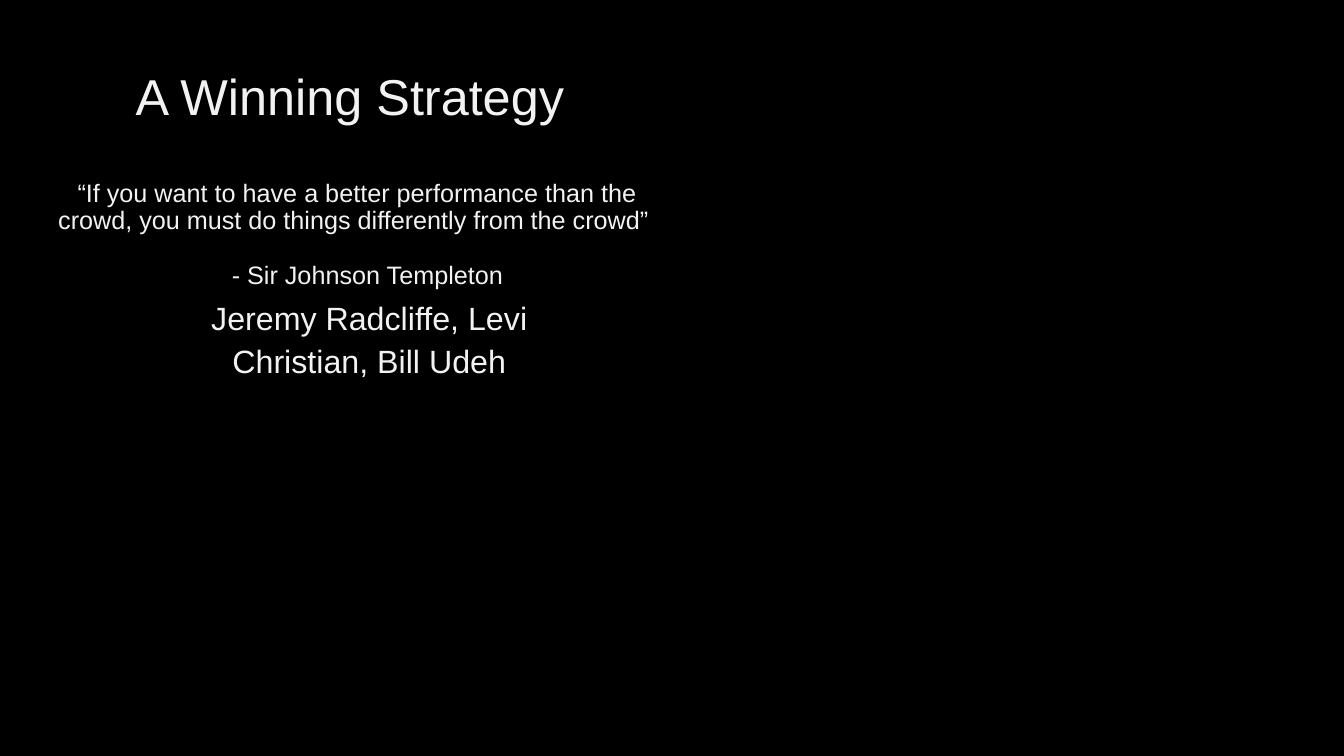
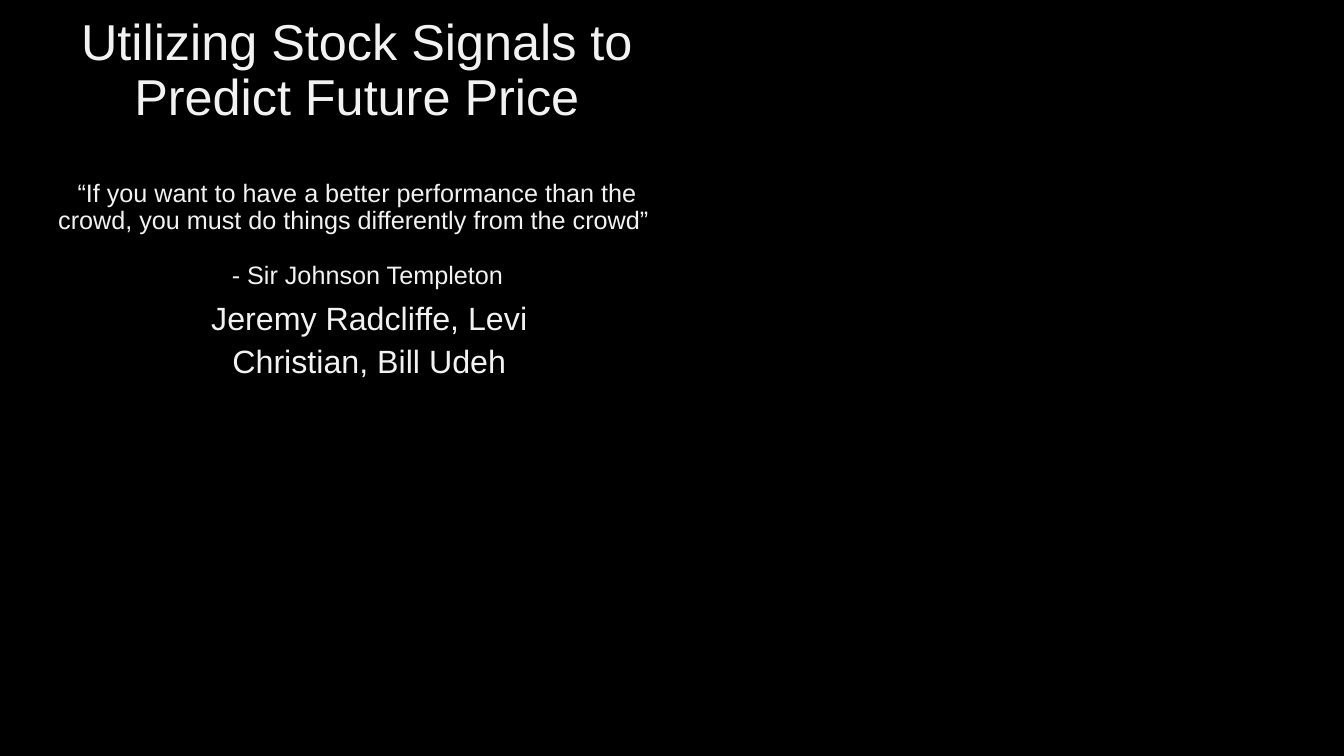
Before and after one commit to lchristij/MLProject, a slide deck: slide 1 of Stock Trading Algo.pptx. Drawn at 1344x756 pixels with LibreOffice and Linux fonts; fonts in the diff are those of the drawing; background and template pictures are left out. Boxes give left, top, right and bottom in pixels: in the first picture for what was removed or moved away, otherwise in the second. Text is boxed around its words. In the diff, an @@ line names an element or a change of style, - is before the commit and + after.

```diff
--- a/Stock Trading Algo.pptx
+++ b/Stock Trading Algo.pptx
@@ title at [58, 23, 649, 289]: text changed @@
-A Winning Strategy
-“If you want to have a better performance than the crowd, you must do things differently from the crowd”
-- Sir Johnson Templeton
+Utilizing Stock Signals to Predict Future Price
+“If you want to have a better performance than the crowd, you must do things differently from the crowd”
+- Sir Johnson Templeton
```
Also in this commit, not shown: 6 other slides changed, 1 slide added, 3 slides removed.
